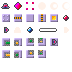
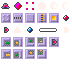
Layers edited between the first and the second 72x72 image:
added layer "Layer #1" above "Layer" over [1, 13, 59, 59]
